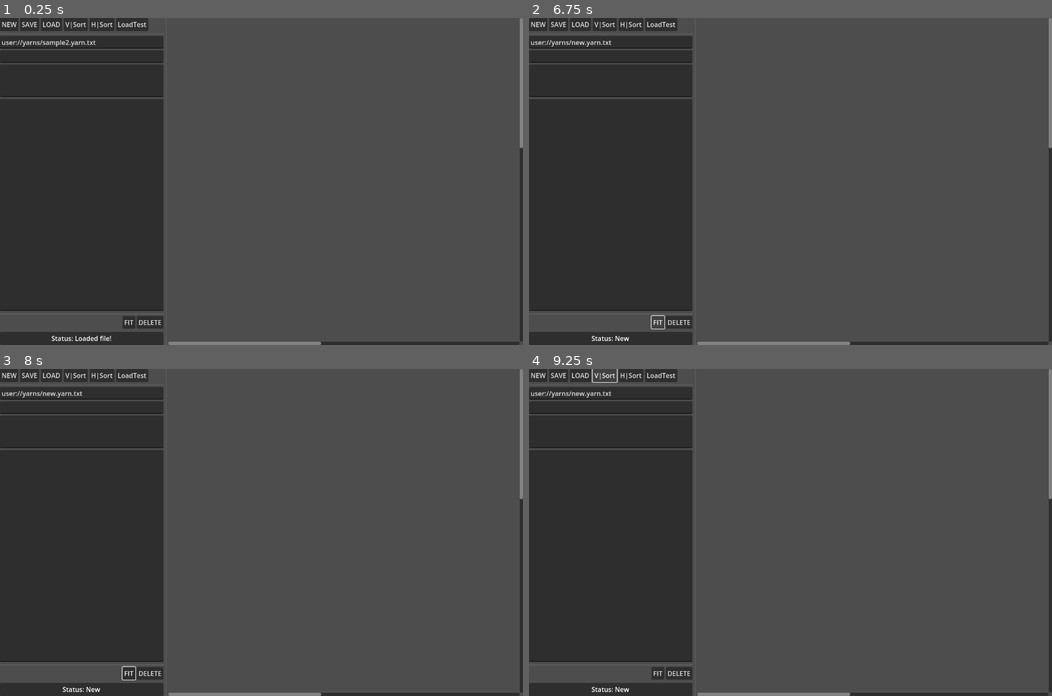
Above: before the commit, frames 1-4 (two rows, left to right).
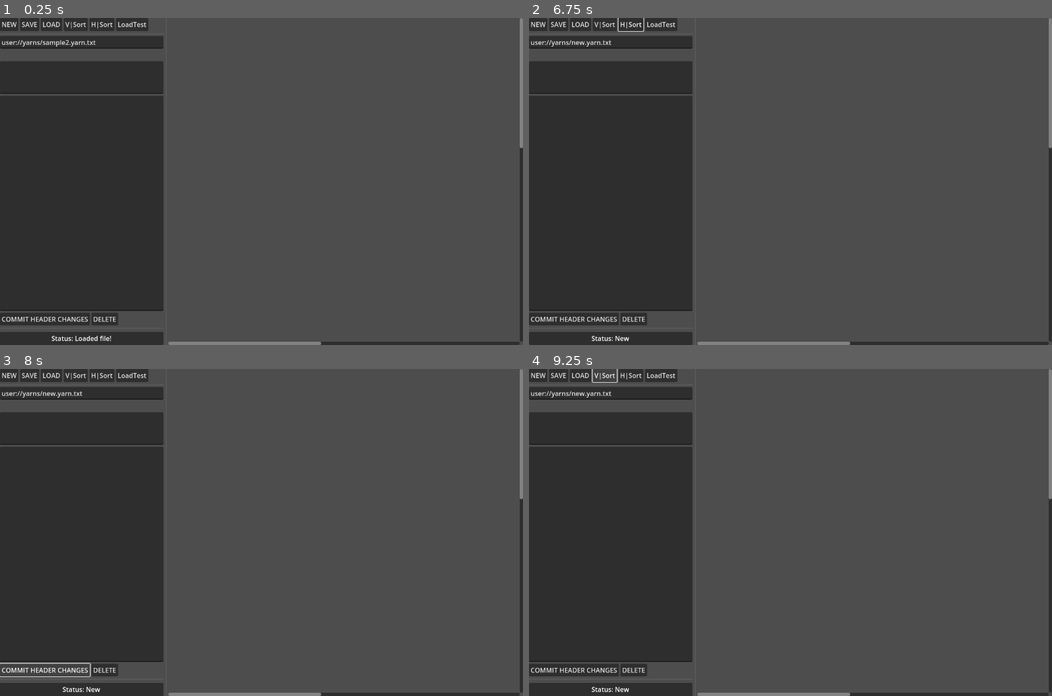
Above: after the commit, the same moments.

Repository: naturally-intelligent/godot-yarn-editor
Game: Godot game, scene res://scenes/yarn.tscn
Same seed, same stepped clock (60 frames per second), same inputs: the game is played once before the commit and once after it.
Inputs (mouse positions are in pixels of both pictures, inside the frame that each line leads up to):
- Up to frame 1 (0.25 s): no input
- Up to frame 2 (6.75 s): click (659, 322) at 0.5 s, where only the run before the commit has a clickable "FIT"; click (576, 318) at 1.25 s, where only the run after the commit has a clickable "COMMIT HEADER CHANGES"; click "NEW" at 2 s; click "NEW" at 2.75 s; click "V|Sort" at 3.5 s; click "H|Sort" at 4.25 s; click "V|Sort" at 5 s; click "H|Sort" at 5.75 s; click (659, 322) at 6.5 s, where only the run before the commit has a clickable "FIT"
- Up to frame 3 (8 s): click (47, 669) at 7.25 s, where only the run after the commit has a clickable "COMMIT HEADER CHANGES"
- Up to frame 4 (9.25 s): click "NEW" at 8 s; click "V|Sort" at 8.75 s

The runs differ from the first frame. In frame 1, 2.5% of the frame differs, in the area x 0-32%, y 10-95%; in frame 2, 2.5%; in frame 3, 2.2%; in frame 4, 2.5%.

Commit message:
Improved arrows and editing.

Diff:
--- a/lib/yarn-importer.gd
+++ b/lib/yarn-importer.gd
@@ -339,3 +339,46 @@
 		text += thread['raw_body']
 		text += "===\n\n"
 	return text
+
+func yarn_header_attributes(raw_header: String) -> Dictionary:
+	var header := {}
+	for line in raw_header.split("\n"):
+		var split := line.split(': ', true, 2)
+		if split.size() == 2:
+			header[split[0]] = split[1]
+			if split[0] == 'title':
+				var title_split := split[1].split(':')
+				var thread_title := ''
+				var thread_kind := 'branch'
+				if len(title_split) == 1:
+					thread_title = split[1]
+				else:
+					thread_title = title_split[1]
+					thread_kind = title_split[0]
+				header['title'] = thread_title
+	return header
+
+# HEADER ATTRIBUTES
+
+func set_attribute(thread: Dictionary, attribute: String, value: String) -> Dictionary:
+	thread['header'][attribute] = value
+	return thread
+
+func has_attribute(thread: Dictionary, attribute: String) -> bool:
+	return attribute in thread['header']
+
+func get_attribute(thread: Dictionary, attribute: String) -> String:
+	if attribute in thread['header']:
+		return thread['header']
+	return ''
+
+func set_attribute_boolean(thread: Dictionary, attribute: String, value: bool):
+	if value:
+		thread['header'][attribute] = 'true'
+	else:
+		thread['header'][attribute] = 'false'
+
+func get_attribute_boolean(thread: Dictionary, attribute: String) -> bool:
+	if attribute in thread['header']:
+		return (thread['header'] == 'true')
+	return false
--- a/scenes/yarn-box.gd
+++ b/scenes/yarn-box.gd
@@ -18,11 +18,15 @@
 func _ready() -> void:
 	pass
 
+func update_text(text: String):
+	text = text.replace("\\n", " ")
+	%Text.text = text
+
 func parse_thread(yarn: Dictionary, thread_title: String):
 	title = thread_title
 	var thread: Dictionary = yarn['threads'][thread_title]
 	%Title.text = thread_title
-	%Text.text = thread['raw_body']
+	update_text(thread['raw_body'])
 	if 'position' in thread['header']:
 		var vec_string = thread['header']['position']
 		var vec_split = vec_string.split(',')
@@ -97,14 +101,43 @@
 
 func get_string_starting_point(choice_marker: String, destination_box: YarnBox) -> Vector2:
 	var center = get_center_point()
-	return center
+	var destination = destination_box.get_center_point()
+	var intersect = segment_intersect_rect2(center, destination, get_rect())
+	return intersect
 
 func get_string_destination_point(choice_marker: String, starting_box: YarnBox) -> Vector2:
 	var center = get_center_point()
-	return center
+	var destination = starting_box.get_center_point()
+	var intersect = segment_intersect_rect2(center, destination, get_rect())
+	return intersect
 
 func get_center_point() -> Vector2:
 	return position + size/2
+
+func segment_intersect_rect2(from: Vector2, to: Vector2, rect2: Rect2) -> Variant:
+	var intersections := []
+	var left_test = Geometry2D.segment_intersects_segment(from, to, Vector2(rect2.position.x, rect2.position.y), Vector2(rect2.position.x, rect2.end.y))
+	var right_test = Geometry2D.segment_intersects_segment(from, to, Vector2(rect2.end.x, rect2.position.y), Vector2(rect2.end.x, rect2.end.y))
+	var top_test = Geometry2D.segment_intersects_segment(from, to, Vector2(rect2.position.x, rect2.position.y), Vector2(rect2.end.x, rect2.position.y))
+	var bottom_test = Geometry2D.segment_intersects_segment(from, to, Vector2(rect2.position.x, rect2.end.y), Vector2(rect2.end.x, rect2.end.y))
+	if left_test: intersections.append(left_test)
+	if right_test: intersections.append(right_test)
+	if top_test: intersections.append(top_test)
+	if bottom_test: intersections.append(bottom_test)
+	if intersections.size() == 1:
+		return intersections[0]
+	return closest_point(from, intersections)
+
+func closest_point(origin: Vector2, targets: Array, closest_distance := 1000000.0) -> Vector2:
+	var closest = null
+	for target: Vector2 in targets:
+		var target_distance := origin.distance_to(target)
+		if target_distance < closest_distance:
+			closest_distance = target_distance
+			closest = target
+	if closest:
+		return closest
+	return origin
 
 # RESIZE
 
--- a/scenes/yarn-box.tscn
+++ b/scenes/yarn-box.tscn
@@ -46,13 +46,40 @@
 layout_mode = 2
 size_flags_vertical = 3
 mouse_filter = 2
+theme_override_font_sizes/bold_italics_font_size = 9
+theme_override_font_sizes/italics_font_size = 9
+theme_override_font_sizes/mono_font_size = 9
 theme_override_font_sizes/normal_font_size = 9
+theme_override_font_sizes/bold_font_size = 9
+bbcode_enabled = true
 text = "text to edit
 inside a box"
 
 [node name="BottomPanel" type="Panel" parent="VBoxContainer"]
-custom_minimum_size = Vector2(0, 24)
+custom_minimum_size = Vector2(0, 20)
 layout_mode = 2
+
+[node name="MarginContainer" type="MarginContainer" parent="VBoxContainer/BottomPanel"]
+layout_mode = 1
+anchors_preset = 15
+anchor_right = 1.0
+anchor_bottom = 1.0
+grow_horizontal = 2
+grow_vertical = 2
+theme_override_constants/margin_left = 3
+theme_override_constants/margin_top = 3
+theme_override_constants/margin_right = 3
+theme_override_constants/margin_bottom = 3
+
+[node name="HBoxContainer" type="HBoxContainer" parent="VBoxContainer/BottomPanel/MarginContainer"]
+layout_mode = 2
+
+[node name="BadConnections" type="ColorRect" parent="VBoxContainer/BottomPanel/MarginContainer/HBoxContainer"]
+unique_name_in_owner = true
+visible = false
+custom_minimum_size = Vector2(14, 14)
+layout_mode = 2
+color = Color(0.674871, 0.120933, 0.135097, 1)
 
 [node name="Resizable" type="Control" parent="."]
 anchors_preset = 0
--- a/scenes/yarn-editor.gd
+++ b/scenes/yarn-editor.gd
@@ -9,7 +9,6 @@
 
 var current_file: String
 var current_thread: String
-var current_box: YarnBox
 
 var yarn_boxes := {} # pointers
 var yarn_strings := {} # pointers
@@ -25,6 +24,7 @@
 func _ready() -> void:
 	yarn_importer = YarnImporter.new()
 	clear_canvas()
+	clear_editor()
 	set_status("Ready")
 	# test
 	_on_load_test_pressed()
@@ -78,6 +78,8 @@
 	yarn_boxes = {}
 	for child in %Canvas.get_children():
 		child.queue_free()
+	yarn_boxes = {}
+	yarn_strings = {}
 	clear_editor()
 
 func build_canvas():
@@ -142,6 +144,7 @@
 				string.set_string_line(from_position, to_position)
 				string.set_label(marker)
 				remember_box_string(thread_title, marker, string)
+				# while we could store these inside each box, its annoying to handle coordinates
 				%Canvas.add_child(string)
 			else:
 				# only need to show this warning on first load
@@ -169,12 +172,26 @@
 			yarn_string.queue_free()
 		yarn_strings[thread_title] = {}
 
+func delete_box_strings(thread_title: String):
+	if thread_title in yarn_strings:
+		for marker in yarn_strings[thread_title]:
+			var yarn_string = yarn_strings[thread_title][marker]
+			yarn_string.queue_free()
+		yarn_strings.erase(thread_title)
+	for title_test in yarn_strings:
+		for marker in yarn_strings[title_test]:
+			if marker == thread_title:
+				yarn_strings[title_test][marker].queue_free()
+				yarn_strings[title_test].erase(marker)
+
 # EDITOR
 
 func clear_editor():
-	%HeaderEdit.text = ''
-	%TitleEdit.text = ''
-	%TextEdit.text = ''
+	%NodeTitle.text = ''
+	%NodeHeader.text = ''
+	%NodeText.text = ''
+	current_thread = ''
+	%UpdateHeader.disabled = false
 
 func _on_thread_pressed(thread_title: String, yarn_box):
 	update_editor(thread_title)
@@ -184,10 +201,11 @@
 		print("ERROR! missing yarn thread: ", thread_title)
 		return
 	var yarn_thread = yarn['threads'][thread_title]
-	%HeaderEdit.text = yarn_thread['raw_header']
-	%TitleEdit.text = thread_title
-	%TextEdit.text = yarn_thread['raw_body']
+	%NodeTitle.text = thread_title
+	%NodeHeader.text = yarn_thread['raw_header']
+	%NodeText.text = yarn_thread['raw_body']
 	current_thread = thread_title
+	%UpdateHeader.disabled = true
 
 func update_thread(thread_title: String, section: String, attribute: String, value: String):
 	yarn['threads'][thread_title][section][attribute] = value
@@ -203,12 +221,46 @@
 		raw_header += key + ': ' + value + "\n"
 	yarn['threads'][thread_title]['raw_header'] = raw_header
 
-func _on_title_text_changed(new_text):
-	pass
-
 func _on_header_text_changed():
-	yarn['threads'][current_thread]['raw_header'] = %HeaderEdit.text
-	# recalculate header
+	%UpdateHeader.disabled = false
+
+func _on_update_header_pressed() -> void:
+	if current_thread and current_thread in yarn_boxes:
+		var old_thread = yarn['threads'][current_thread]
+		var new_attributes = yarn_importer.yarn_header_attributes(%NodeHeader.text)
+		if not 'title' in new_attributes:
+			set_status("Missing 'title' in header. Ignoring")
+			return
+		if new_attributes['title'] != current_thread:
+			var new_title = new_attributes['title']
+			yarn['threads'][new_title] = yarn['threads'][current_thread].duplicate(true)
+			yarn['threads'][new_title]['raw_header'] = %NodeHeader.text
+			yarn['threads'][new_title]['header'] = new_attributes
+			yarn['threads'].erase(current_thread)
+			clear_canvas()
+			build_canvas()
+			update_editor(new_title)
+		else:
+			yarn['threads'][current_thread]['raw_header'] = %NodeHeader.text
+			yarn['threads'][current_thread]['header'] = new_attributes
+			var yarn_box: YarnBox = yarn_boxes[current_thread]
+			yarn_box.parse_thread(yarn, current_thread)
+			reconnect_box_strings(current_thread)
 
 func _on_body_text_changed():
-	yarn['threads'][current_thread]['raw_body'] = %TextEdit.text
+	if current_thread and current_thread in yarn_boxes:
+		yarn['threads'][current_thread]['raw_body'] = %NodeText.text
+		var yarn_box = yarn_boxes[current_thread]
+		yarn_box.update_text(%NodeText.text)
+
+# DELETE
+
+func delete_thread(thread_name: String):
+	delete_box_strings(thread_name)
+	yarn_boxes[thread_name].queue_free()
+	yarn_boxes.erase(thread_name)
+	set_status("Deleted " + thread_name)
+
+func _on_delete_pressed() -> void:
+	if current_thread:
+		delete_thread(current_thread)
--- a/scenes/yarn-string.gd
+++ b/scenes/yarn-string.gd
@@ -6,7 +6,13 @@
 	points[1] = p2
 	$Arrow.position = p2
 	$Arrow.rotation = p2.angle_to_point(p1) + PI/2
-	$Label.position = (p1 + p2) / 2
+	var size_x = $Label.size
+	size_x.y = 0
+	$Label.position = (p1 + p2 - size_x/2) / 2
+	if p1.x >= p2.x:
+		$Label.rotation = p2.angle_to_point(p1)
+	else:
+		$Label.rotation = p1.angle_to_point(p2)
 
 func set_label(text: String):
 	$Label.text = text
--- a/scenes/yarn-string.tscn
+++ b/scenes/yarn-string.tscn
@@ -1,23 +1,29 @@
-[gd_scene load_steps=2 format=3 uid="uid://bpp2xomvg87no"]
+[gd_scene load_steps=3 format=3 uid="uid://bpp2xomvg87no"]
 
 [ext_resource type="Script" path="res://scenes/yarn-string.gd" id="1_lqm55"]
+
+[sub_resource type="Curve" id="Curve_n1w10"]
+_data = [Vector2(0.962482, 1), 0.0, 0.0, 0, 0, Vector2(1, 0.486753), 0.0, 0.0, 0, 0]
+point_count = 2
 
 [node name="YarnString" type="Line2D"]
 points = PackedVector2Array(0, 0, 0, 64)
 width = 4.0
+width_curve = SubResource("Curve_n1w10")
 begin_cap_mode = 2
 end_cap_mode = 2
 script = ExtResource("1_lqm55")
 
 [node name="Label" type="Label" parent="."]
-offset_left = 6.0
+custom_minimum_size = Vector2(0, 20)
 offset_top = 18.0
 offset_right = 128.0
 offset_bottom = 41.0
-theme_override_font_sizes/font_size = 7
+theme_override_font_sizes/font_size = 8
 text = "connection"
 vertical_alignment = 1
 
 [node name="Arrow" type="Polygon2D" parent="."]
-position = Vector2(0, 63)
-polygon = PackedVector2Array(-7, 0, 0, 8, 7, 0)
+position = Vector2(0, 67)
+offset = Vector2(0, -5)
+polygon = PackedVector2Array(-6, -6, 0, 5, 6, -6)
--- a/scenes/yarn.tscn
+++ b/scenes/yarn.tscn
@@ -65,20 +65,21 @@
 layout_mode = 2
 text = "Filename"
 
-[node name="TitleEdit" type="LineEdit" parent="HBox/LeftPane"]
+[node name="NodeTitle" type="Label" parent="HBox/LeftPane"]
 unique_name_in_owner = true
 layout_mode = 2
 text = "TITLE"
-alignment = 1
+horizontal_alignment = 1
+vertical_alignment = 1
 
-[node name="HeaderEdit" type="TextEdit" parent="HBox/LeftPane"]
+[node name="NodeHeader" type="TextEdit" parent="HBox/LeftPane"]
 unique_name_in_owner = true
 custom_minimum_size = Vector2(0, 80)
 layout_mode = 2
 text = "header: value"
 wrap_mode = 1
 
-[node name="Resizable" type="Control" parent="HBox/LeftPane/HeaderEdit"]
+[node name="Resizable" type="Control" parent="HBox/LeftPane/NodeHeader"]
 anchors_preset = 0
 offset_right = 40.0
 offset_bottom = 40.0
@@ -87,7 +88,7 @@
 mode = 1
 active_handles = 2
 
-[node name="TextEdit" type="TextEdit" parent="HBox/LeftPane"]
+[node name="NodeText" type="TextEdit" parent="HBox/LeftPane"]
 unique_name_in_owner = true
 layout_mode = 2
 size_flags_vertical = 3
@@ -95,20 +96,21 @@
 asdfasdf"
 wrap_mode = 1
 
+[node name="BottomToolbar" type="HBoxContainer" parent="HBox/LeftPane"]
+layout_mode = 2
+
+[node name="UpdateHeader" type="Button" parent="HBox/LeftPane/BottomToolbar"]
+unique_name_in_owner = true
+auto_translate_mode = 1
+layout_mode = 2
+text = "COMMIT HEADER CHANGES"
+
+[node name="DeleteNode" type="Button" parent="HBox/LeftPane/BottomToolbar"]
+layout_mode = 2
+text = "DELETE"
+
 [node name="HSeparator2" type="HSeparator" parent="HBox/LeftPane"]
 layout_mode = 2
-
-[node name="BottomToolbar" type="HBoxContainer" parent="HBox/LeftPane"]
-layout_mode = 2
-alignment = 2
-
-[node name="Fit" type="Button" parent="HBox/LeftPane/BottomToolbar"]
-layout_mode = 2
-text = "FIT"
-
-[node name="Delete" type="Button" parent="HBox/LeftPane/BottomToolbar"]
-layout_mode = 2
-text = "DELETE"
 
 [node name="Resizable" type="Control" parent="HBox/LeftPane"]
 layout_mode = 2
@@ -162,6 +164,7 @@
 [connection signal="pressed" from="HBox/LeftPane/TopToolbar/Save" to="." method="_on_save_pressed"]
 [connection signal="pressed" from="HBox/LeftPane/TopToolbar/Load" to="." method="_on_load_pressed"]
 [connection signal="pressed" from="HBox/LeftPane/TopToolbar/LoadTest" to="." method="_on_load_test_pressed"]
-[connection signal="text_changed" from="HBox/LeftPane/TitleEdit" to="." method="_on_title_text_changed"]
-[connection signal="text_changed" from="HBox/LeftPane/HeaderEdit" to="." method="_on_header_text_changed"]
-[connection signal="text_changed" from="HBox/LeftPane/TextEdit" to="." method="_on_body_text_changed"]
+[connection signal="text_changed" from="HBox/LeftPane/NodeHeader" to="." method="_on_header_text_changed"]
+[connection signal="text_changed" from="HBox/LeftPane/NodeText" to="." method="_on_body_text_changed"]
+[connection signal="pressed" from="HBox/LeftPane/BottomToolbar/UpdateHeader" to="." method="_on_update_header_pressed"]
+[connection signal="pressed" from="HBox/LeftPane/BottomToolbar/DeleteNode" to="." method="_on_delete_pressed"]
